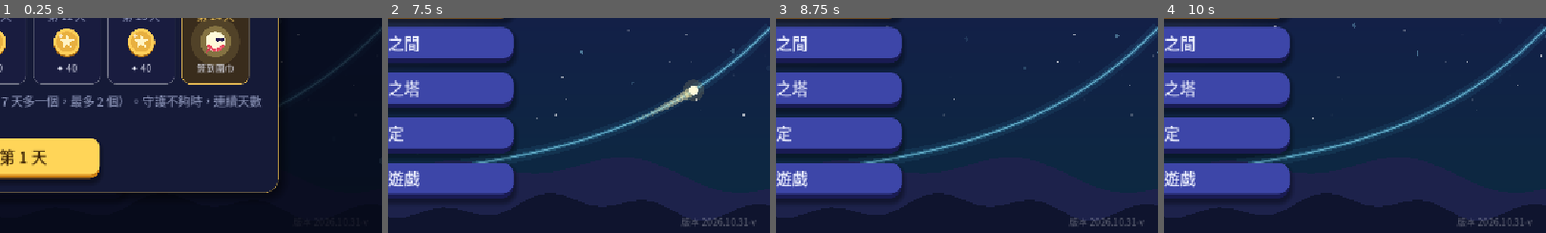
Above: before the commit, frames 1-4 (left to right).
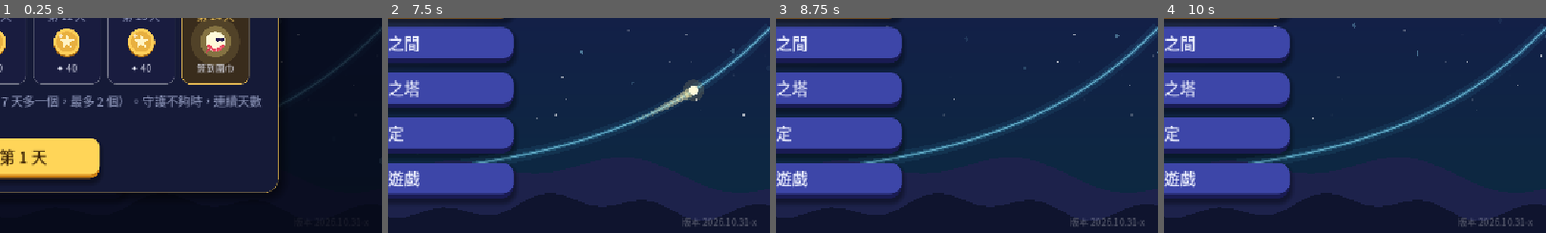
Above: after the commit, the same moments.

Repository: sam2068csie/light-spirit-journey
Game: Godot game, scene res://main_menu.tscn
The game is run twice, just before and just after one commit, with the same random seed, the same clock (stepped at 60 frames per second) and the same inputs.
Inputs (mouse positions are % of the whole screen's width and height, from its top left):
- Up to frame 1 (0.25 s): no input
- Up to frame 2 (7.5 s): click "開始冒險" at 0.5 s; click "開始冒險" at 1.25 s; click "修煉之間" at 2 s; click "終焉之塔" at 2.75 s; click "設定" at 3.5 s; click "離開遊戲" at 4.25 s; click "每日任務" at 5 s; click "光靈扭蛋" at 5.75 s; click "光靈衣櫃" at 6.5 s; click "✕" at 7.25 s
- Up to frame 3 (8.75 s): tap Enter at 8 s; drag from (50, 50) to (60, 28) at 8.02 s
- Up to frame 4 (10 s): drag from (30, 55) to (45, 70) at 8.77 s; move the mouse to (60, 28) at 9.52 s; hold Right from 9.53 s (still down); tap 9 at 9.6 s
The pictures show only the part of the screen within x 50-100%, y 50-100%; the shares and areas given below are measured in that part.

The runs differ from the first frame. In frame 2, 0.1% of the frame differs, in the area x 77-97%, y 92-97%; in frame 3, 0.1%; in frame 4, 0.1%.

Commit message:
G6：倍角、半角計算拆步驟（先平方、分子分母、同乘 2 再有理化），有分數的積木改分數模式，速算只用 3-4-5、5-12-13；G5 圖形上的和角寫明 α、β (BUILD 2026.10.31-x)
Co-Authored-By: Claude Opus 5.5 <noreply@anthropic.com>
Claude-Session: https://claude.ai/code/session_01RombajUyooAJ6yvir5uviP

Diff:
--- a/data/game.gd
+++ b/data/game.gd
@@ -560,7 +560,7 @@
 
 const DQ := preload("daily_quests.gd")
 ## 版本號（主畫面右下角會顯示）：每次交給你新的檔案時更新，方便確認手機上裝的是不是最新版
-const BUILD := "2026.10.31-v"
+const BUILD := "2026.10.31-x"
 
 
 ## 讀取各單元的資料；舊存檔（還沒有單元的版本）的今日修煉、終焉之塔紀錄搬到「指數與對數」
--- a/data/level_trig6_mirror.gd
+++ b/data/level_trig6_mirror.gd
@@ -244,7 +244,7 @@
 # ================= eq：拼公式（一個角 θ） =================
 
 const EQ_VARS := ["s", "c", "t"]
-const EQ_MAP := {"sin θ": "s", "cos θ": "c", "tan θ": "t", "sin² θ": "(s*s)", "cos² θ": "(c*c)",
+const EQ_MAP := {"sin θ": "s", "cos θ": "c", "tan θ": "t", "sin² θ": "(s*s)", "cos² θ": "(c*c)", "tan² θ": "(t*t)",
 	"+": "+", "−": "-", "×": "*", "÷": "/", "(": "(", ")": ")", "1": "1.0", "2": "2.0"}
 const EQ_SAMPLES := [30.0, 50.0, 110.0, 200.0]
 
@@ -329,7 +329,22 @@
 	tv.tiles_rows = rows
 	tv.matched = all_ok
 	var body := "  ".join(tv.tiles_seq) if not tv.tiles_seq.is_empty() else "（還沒有積木）"
-	tiles_fx.text = "%s =\n%s" % [String(st.expr), body]
+	if st.get("frac", false):
+		# 分數模式：分子、分母分開放積木，正在填的那一格用金色標出來
+		var hi := "[color=#%s]" % UITheme.GOLD.to_html(false)
+		var nt := " ".join(tiles_num) if not tiles_num.is_empty() else "□"
+		var dt := " ".join(tiles_den) if not tiles_den.is_empty() else "□"
+		if tiles_part == 0:
+			nt = hi + nt + "[/color]"
+		else:
+			dt = hi + dt + "[/color]"
+		for k in tiles_part_btns.size():
+			(tiles_part_btns[k] as Button).set_pressed_no_signal(k == tiles_part)
+		if tiles_den.is_empty():
+			tv.matched = false
+		tiles_fx.text = "%s = \\frac{%s}{%s}" % [String(st.expr), nt, dt]
+	else:
+		tiles_fx.text = "%s =\n%s" % [String(st.expr), body]
 	tv.queue_redraw()
 
 
@@ -374,7 +389,7 @@
 	return out
 
 
-const TRIPLES := [[3, 4, 5], [5, 12, 13], [8, 15, 17], [7, 24, 25], [20, 21, 29]]
+const TRIPLES := [[3, 4, 5], [5, 12, 13]]     # 速算只用好算的直角三角形
 const QNAME := ["第一", "第二", "第三", "第四"]
 
 
--- a/data/trig5_bank.gd
+++ b/data/trig5_bank.gd
@@ -440,8 +440,8 @@
 			 "steps": [
 				_f("兩個小角", "P 到 OA 的距離 = 25 sin∠AOP = 7；P 到 OB 的距離 = 25 sin∠POB = 15。", "cos∠AOP = [0]，cos∠POB = [1]", ["24/25", "4/5"],
 					"sin∠AOP = 7/25 → cos = 24/25；sin∠POB = 3/5 → cos = 4/5（都是銳角）", "7-24-25、3-4-5 直角三角形。", T_GEO),
-				_f("兩個乘積", "∠AOB = ∠AOP + ∠POB，sin(α + β) = sin α cos β + cos α sin β。先算兩個乘積。", "sin α cos β = [0]，cos α sin β = [1]", ["28/125", "72/125"],
-					"(7/25)(4/5) = 28/125，(24/25)(3/5) = 72/125", "分子乘分子、分母乘分母。", T_GEO),
+				_f("兩個乘積", "令 α = ∠AOP、β = ∠POB，∠AOB = α + β。sin(α + β) = sin α cos β + cos α sin β，先算兩個乘積。", "sin α cos β = [0]，cos α sin β = [1]", ["28/125", "72/125"],
+					"α = ∠AOP、β = ∠POB：sin α cos β = (7/25)(4/5) = 28/125，cos α sin β = (24/25)(3/5) = 72/125", "分子乘分子、分母乘分母。", T_GEO),
 				_f("相加", "兩個乘積相加，再約分。", "sin∠AOB = [0]", ["4/5"],
 					"sin∠AOB = 100/125 = 4/5", "28 + 72 = 100。", T_GEO),
 			 ],
@@ -470,10 +470,10 @@
 					"\\ol{AD} = 13，cos∠ADB = 5/13，sin∠ADB = 12/13", "5-12-13。", T_GEO),
 				_f("△BCD", "△BCD 中 ∠BCD = 90°，\\ol{BC} = 3、\\ol{CD} = 4、\\ol{BD} = 5。", "cos∠BDC = [0]，sin∠BDC = [1]", ["4/5", "3/5"],
 					"cos∠BDC = 4/5，sin∠BDC = 3/5", "鄰邊 \\ol{CD} 除以斜邊 \\ol{BD}。", T_GEO),
-				_f("兩個乘積", "∠ADC = ∠ADB + ∠BDC，cos(α + β) = cos α cos β − sin α sin β。先算兩個乘積。", "cos α cos β = [0]，sin α sin β = [1]", ["20/65", "36/65"],
-					"(5/13)(4/5) = 20/65，(12/13)(3/5) = 36/65", "分子乘分子、分母乘分母。", T_GEO),
+				_f("兩個乘積", "令 α = ∠ADB、β = ∠BDC，∠ADC = α + β。cos(α + β) = cos α cos β − sin α sin β，先算兩個乘積。", "cos α cos β = [0]，sin α sin β = [1]", ["20/65", "36/65"],
+					"α = ∠ADB、β = ∠BDC：cos α cos β = (5/13)(4/5) = 20/65，sin α sin β = (12/13)(3/5) = 36/65", "分子乘分子、分母乘分母。", T_GEO),
 				_f("相減", "cos α cos β 減掉 sin α sin β。", "cos∠ADC = [0]", ["-16/65"],
-					"cos∠ADC = 20/65 − 36/65 = −16/65", "20 − 36 = −16。", T_GEO),
+					"cos∠ADC = cos(α + β) = 20/65 − 36/65 = −16/65", "20 − 36 = −16。", T_GEO),
 			 ],
 				 "circles": [{"kind": "fig", "after": -1,
 					"pts": {"A": [-12, 0], "B": [0, 0], "D": [0, 5], "C": [2.4, 1.8]},
--- a/data/trig6_bank.gd
+++ b/data/trig6_bank.gd
@@ -26,7 +26,7 @@
 const TK_ALL := ["sin θ", "cos θ", "sin² θ", "cos² θ", "1", "2", "+", "−", "×"]
 const TK_COS := ["cos θ", "cos² θ", "1", "2", "−", "×"]
 const TK_SIN := ["sin θ", "sin² θ", "1", "2", "−", "×"]
-const TK_TAN := ["tan θ", "1", "2", "+", "−", "×", "÷", "(", ")"]
+const TK_TAN := ["tan θ", "tan² θ", "1", "2", "+", "−", "×", "÷", "(", ")"]
 const TK_HALF := ["cos θ", "sin θ", "1", "2", "+", "−", "÷", "(", ")"]
 
 
@@ -70,6 +70,11 @@
 		slot["plain"] = true
 		slot["params"] = slot.get("params", [])
 		SB.fix_roots(slot)
+		# 有分數的積木（÷）：改成「分數」模式，分子、分母各一格，不用打括號
+		for v in slot.variants:
+			for st in v.get("steps", []):
+				if st.kind == "eq" and "÷" in st.tokens:
+					st["frac"] = true
 	return out
 
 
@@ -106,7 +111,9 @@
 					"反射線 2φ = 60°，所以鏡面 φ = 30°", "60° ÷ 2 = 30°。", T_DBL),
 				_eq("拼公式", "拼出 tan 2θ（只用 tan θ）。分子 2 tan θ，分母 1 − tan² θ。", "tan 2θ", "tan2", TK_TAN,
 					"tan 2θ = 2 tan θ ÷ (1 − tan θ tan θ)", "(2 × tan θ) ÷ (1 − tan θ × tan θ)，括號要接好。", T_DBL),
-				_f("代入", "φ = 30°，tan 30° = √3/3：", "tan 60° = 2 tan 30° ÷ (1 − tan²30°) = [0]", ["√3"],
+				_f("分子分母", "φ = 30°，tan 30° = √3/3。先算分子 2 tan 30°、分母 1 − tan²30°。", "分子 = [0]，分母 = [1]", ["2√3/3", "2/3"],
+					"分子 2√3/3，分母 1 − 1/3 = 2/3", "tan²30° = 3/9 = 1/3。", T_DVAL),
+				_f("代入", "分子 ÷ 分母：", "tan 60° = [0]", ["√3"],
 					"(2√3/3) ÷ (1 − 1/3) = (2√3/3) ÷ (2/3) = √3", "分子 2√3/3、分母 2/3。", T_DBL),
 			 ]},
 		 ]},
@@ -130,10 +137,12 @@
 			 "steps": [
 				_eq("只用 sin", "只用 sin θ 拼出 cos 2θ。", "cos 2θ", "cos2", TK_SIN,
 					"cos 2θ = 1 − 2sin²θ", "1 減 2 乘 sin² θ。", T_COS2),
+				_f("先平方", "sin θ = 5/13，先算 sin²θ。", "sin²θ = [0]", ["25/169"], "sin²θ = 25/169", "5² ÷ 13²。", T_COS2),
 				_f("sin θ = 5/13", "代入 1 − 2sin²θ：", "cos 2θ = [0]", ["119/169"],
 					"1 − 2 × 25/169 = 119/169", "1 − 50/169 = (169 − 50)/169。", T_COS2),
 				_eq("只用 cos", "只用 cos θ 拼出 cos 2θ。", "cos 2θ", "cos2", TK_COS,
 					"cos 2θ = 2cos²θ − 1", "2 乘 cos² θ，再減 1。", T_COS2),
+				_f("先平方", "cos θ = −12/13，先算 cos²θ（負號平方後消失）。", "cos²θ = [0]", ["144/169"], "cos²θ = 144/169", "12² ÷ 13²。", T_COS2),
 				_f("cos θ = −12/13", "代入 2cos²θ − 1（平方之後負號消失）：", "cos 2θ = [0]", ["119/169"],
 					"2 × 144/169 − 1 = 119/169", "288/169 − 1。", T_COS2),
 			 ]},
@@ -158,8 +167,10 @@
 					"第三象限：縱坐標是負的。", "第三象限在左下方。", "θ 在第三象限：sin θ < 0", T_DVAL),
 				_f("sin θ", "cos θ = −4/5，直角三角形 3、4、5。", "sin θ = [0]", ["-3/5"],
 					"sin θ = −3/5", "邊長 3，要帶負號。", T_DVAL),
-				_f("sin 2θ、cos 2θ", "sin 2θ = 2 sin θ cos θ；cos 2θ = cos²θ − sin²θ。", "sin 2θ = [0]，cos 2θ = [1]", ["24/25", "7/25"],
-					"sin 2θ = 2(−3/5)(−4/5) = 24/25；cos 2θ = 16/25 − 9/25 = 7/25", "2 × 12/25；16/25 − 9/25。", T_DVAL),
+				_f("sin 2θ", "sin 2θ = 2 sin θ cos θ。", "sin 2θ = [0]", ["24/25"],
+					"sin 2θ = 2(−3/5)(−4/5) = 24/25", "2 × 12/25。", T_DVAL),
+				_f("cos 2θ", "cos 2θ = cos²θ − sin²θ。", "cos 2θ = [0]", ["7/25"],
+					"cos 2θ = 16/25 − 9/25 = 7/25", "16/25 − 9/25。", T_DVAL),
 				_f("tan 2θ", "tan 2θ = sin 2θ ÷ cos 2θ。", "tan 2θ = [0]", ["24/7"],
 					"tan 2θ = (24/25) ÷ (7/25) = 24/7", "24/25 ÷ 7/25。", T_DVAL),
 			 ]},
@@ -169,8 +180,10 @@
 					"第二象限：橫坐標是負的。", "第二象限在左上方。", "θ 在第二象限：cos θ < 0", T_DVAL),
 				_f("cos θ", "sin θ = 5/13，直角三角形 5、12、13。", "cos θ = [0]", ["-12/13"],
 					"cos θ = −12/13", "邊長 12，要帶負號。", T_DVAL),
-				_f("sin 2θ、cos 2θ", "代入二倍角公式。", "sin 2θ = [0]，cos 2θ = [1]", ["-120/169", "119/169"],
-					"sin 2θ = 2(5/13)(−12/13) = −120/169；cos 2θ = 144/169 − 25/169 = 119/169", "2 × (−60/169)；144/169 − 25/169。", T_DVAL),
+				_f("sin 2θ", "sin 2θ = 2 sin θ cos θ。", "sin 2θ = [0]", ["-120/169"],
+					"sin 2θ = 2(5/13)(−12/13) = −120/169", "2 × (−60/169)。", T_DVAL),
+				_f("cos 2θ", "cos 2θ = cos²θ − sin²θ。", "cos 2θ = [0]", ["119/169"],
+					"cos 2θ = 144/169 − 25/169 = 119/169", "144 − 25 = 119。", T_DVAL),
 				_f("tan 2θ", "tan 2θ = sin 2θ ÷ cos 2θ。", "tan 2θ = [0]", ["-120/119"],
 					"tan 2θ = −120/119", "(−120/169) ÷ (119/169)。", T_DVAL),
 			 ]},
@@ -178,9 +191,13 @@
 			 "steps": [
 				_eq("以切表弦", "只用 tan θ 拼出 sin 2θ：分子 2 tan θ，分母 1 + tan² θ。", "sin 2θ", "sin2", TK_TAN,
 					"sin 2θ = 2 tan θ ÷ (1 + tan θ tan θ)", "(2 × tan θ) ÷ (1 + tan θ × tan θ)。", T_TANREP),
-				_f("sin 2θ、cos 2θ", "t = −4/3：sin 2θ = 2t/(1 + t²)，cos 2θ = (1 − t²)/(1 + t²)。", "sin 2θ = [0]，cos 2θ = [1]", ["-24/25", "-7/25"],
-					"1 + t² = 25/9；sin 2θ = (−8/3) ÷ (25/9) = −24/25；cos 2θ = (−7/9) ÷ (25/9) = −7/25", "1 + 16/9 = 25/9。", T_TANREP),
-				_f("tan 2θ", "tan 2θ = 2t/(1 − t²)。", "tan 2θ = [0]", ["24/7"],
+				_f("先算 t²", "t = −4/3。先算 1 + t² 和 1 − t²。", "1 + t² = [0]，1 − t² = [1]", ["25/9", "-7/9"],
+					"t² = 16/9：1 + t² = 25/9，1 − t² = −7/9", "1 + 16/9、1 − 16/9。", T_TANREP),
+				_f("sin 2θ", "sin 2θ = 2t ÷ (1 + t²) = (−8/3) ÷ (25/9)。", "sin 2θ = [0]", ["-24/25"],
+					"sin 2θ = (−8/3) × (9/25) = −24/25", "(−8/3) × (9/25)。", T_TANREP),
+				_f("cos 2θ", "cos 2θ = (1 − t²) ÷ (1 + t²) = (−7/9) ÷ (25/9)。", "cos 2θ = [0]", ["-7/25"],
+					"cos 2θ = −7/25", "9 約掉。", T_TANREP),
+				_f("tan 2θ", "tan 2θ = 2t ÷ (1 − t²) = (−8/3) ÷ (−7/9)。", "tan 2θ = [0]", ["24/7"],
 					"tan 2θ = (−8/3) ÷ (−7/9) = 24/7", "1 − 16/9 = −7/9。", T_TANREP),
 			 ]},
 		 ]},
@@ -240,7 +257,9 @@
 			 "steps": [
 				_eq("拼 tan 2θ", "只用 tan θ 拼出 tan 2θ。", "tan 2θ", "tan2", TK_TAN,
 					"tan 2θ = 2 tan θ ÷ (1 − tan θ tan θ)", "(2 × tan θ) ÷ (1 − tan θ × tan θ)。", T_DBL),
-				_f("tan 2θ", "tan θ = 1/2：", "tan 2θ = [0]", ["4/3"],
+				_f("分子分母", "tan 2θ = 2 tan θ ÷ (1 − tan²θ)，tan θ = 1/2。", "分子 = [0]，分母 = [1]", ["1", "3/4"],
+					"分子 2 × 1/2 = 1，分母 1 − 1/4 = 3/4", "1 − (1/2)²。", T_DBL),
+				_f("tan 2θ", "分子 ÷ 分母：", "tan 2θ = [0]", ["4/3"],
 					"(2 × 1/2) ÷ (1 − 1/4) = 1 ÷ (3/4) = 4/3", "1 − 1/4 = 3/4。", T_DBL),
 				_f("合併", "sin 15°cos 15° = \\frac{1}{2} sin 30°。", "sin 15°cos 15° = [0]", ["1/4"],
 					"= \\frac{1}{2} sin 30° = 1/4", "\\frac{1}{2} × \\frac{1}{2}。", T_MERGE2),
@@ -262,7 +281,9 @@
 					"(1 − √2/2) ÷ 2 = (2 − √2)/4", "(1 − √2/2) ÷ 2。", T_HALF),
 				_f("cos² 22.5°", "cos²(θ/2) = (1 + cos θ) ÷ 2。", "cos²22.5° = (2 + √2) ÷ [0]", ["4"],
 					"(1 + √2/2) ÷ 2 = (2 + √2)/4", "(1 + √2/2) ÷ 2。", T_HALF),
-				_f("tan 22.5°", "tan(θ/2) = sin θ ÷ (1 + cos θ) = (√2/2) ÷ (1 + √2/2)。", "tan 22.5° = √2 − [0]", ["1"],
+				_f("同乘 2", "tan(θ/2) = sin θ ÷ (1 + cos θ) = (√2/2) ÷ (1 + √2/2)。分子、分母同乘 2：", "tan 22.5° = √2 ÷ ([0] + √2)", ["2"],
+					"tan 22.5° = √2 ÷ (2 + √2)", "1 × 2 = 2。", T_HALF),
+				_f("有理化", "分子、分母同乘 (2 − √2)：分母 (2 + √2)(2 − √2) = 2。", "tan 22.5° = √2 − [0]", ["1"],
 					"tan 22.5° = √2 − 1", "分子分母同乘 2，再有理化。", T_HALF),
 			 ]},
 			{"eq": "反射線在 θ = 30°，求鏡面 θ/2 的\ntan 與 cos²",
@@ -271,7 +292,9 @@
 					"鏡面 = 30° ÷ 2 = 15°", "30° ÷ 2。", T_HALF),
 				_eq("拼半角", "拼出 tan(θ/2) = sin θ ÷ (1 + cos θ)。", "tan(θ/2)", "tan_half", TK_HALF,
 					"tan(θ/2) = sin θ ÷ (1 + cos θ)", "sin θ ÷ (1 + cos θ)，分母要用括號。", T_HALF),
-				_f("tan 15°", "θ = 30°：sin 30° = 1/2，cos 30° = √3/2。", "tan 15° = [0] − √3", ["2"],
+				_f("同乘 2", "θ = 30°：tan 15° = sin 30° ÷ (1 + cos 30°) = (1/2) ÷ (1 + √3/2)。分子、分母同乘 2：", "tan 15° = 1 ÷ ([0] + √3)", ["2"],
+					"tan 15° = 1 ÷ (2 + √3)", "1 × 2 = 2。", T_HALF),
+				_f("有理化", "分子、分母同乘 (2 − √3)：分母 (2 + √3)(2 − √3) = 1。", "tan 15° = [0] − √3", ["2"],
 					"(1/2) ÷ (1 + √3/2) = 1 ÷ (2 + √3) = 2 − √3", "有理化：(2 − √3) ÷ (4 − 3)。", T_HALF),
 				_f("cos² 15°", "cos²(θ/2) = (1 + cos θ) ÷ 2。", "cos²15° = (2 + √3) ÷ [0]", ["4"],
 					"(1 + √3/2) ÷ 2 = (2 + √3)/4", "(1 + √3/2) ÷ 2。", T_HALF),
@@ -284,7 +307,9 @@
 					"cos²(θ/2) = (1 + cos θ) ÷ 2", "(1 + cos θ) 再除以 2。", T_HALF),
 				_f("cos² 67.5°", "θ = 135°，cos 135° = −√2/2。", "cos²67.5° = (2 − √2) ÷ [0]", ["4"],
 					"(1 − √2/2) ÷ 2 = (2 − √2)/4", "(1 + (−√2/2)) ÷ 2。", T_HALF),
-				_f("tan 67.5°", "tan(θ/2) = sin θ ÷ (1 + cos θ) = (√2/2) ÷ (1 − √2/2)。", "tan 67.5° = √2 + [0]", ["1"],
+				_f("同乘 2", "tan(θ/2) = sin θ ÷ (1 + cos θ) = (√2/2) ÷ (1 − √2/2)。分子、分母同乘 2：", "tan 67.5° = √2 ÷ ([0] − √2)", ["2"],
+					"tan 67.5° = √2 ÷ (2 − √2)", "1 × 2 = 2。", T_HALF),
+				_f("有理化", "分子、分母同乘 (2 + √2)：分母 (2 − √2)(2 + √2) = 2。", "tan 67.5° = √2 + [0]", ["1"],
 					"tan 67.5° = √2 + 1", "有理化：√2 ÷ (2 − √2) = √2(2 + √2) ÷ 2。", T_HALF),
 			 ]},
 		 ]},
@@ -393,12 +418,15 @@
 					"和 2、積 −6", "和 = −b/a、積 = c/a。", T_TANREP),
 				_f("tan(α + β)", "tan(α + β) = (tan α + tan β) ÷ (1 − tan α tan β)。", "tan(α + β) = [0]", ["2/7"],
 					"2 ÷ (1 + 6) = 2/7", "1 − (−6) = 7。", T_TANREP),
-				_f("cos 2(α + β)", "令 t = tan(α + β) = 2/7：cos 2θ = (1 − t²) ÷ (1 + t²)。", "cos 2(α + β) = [0]", ["45/53"],
+				_f("先算 t²", "令 t = tan(α + β) = 2/7，先算 1 − t² 和 1 + t²。", "1 − t² = [0]，1 + t² = [1]", ["45/49", "53/49"],
+					"t² = 4/49：1 − t² = 45/49，1 + t² = 53/49", "1 ∓ 4/49。", T_TANREP),
+				_f("cos 2(α + β)", "cos 2θ = (1 − t²) ÷ (1 + t²)。", "cos 2(α + β) = [0]", ["45/53"],
 					"(1 − 4/49) ÷ (1 + 4/49) = (45/49) ÷ (53/49) = 45/53", "分子 45/49、分母 53/49。", T_TANREP),
 			 ]},
 			{"eq": "tan θ = −5/12（90° < θ < 180°），\n求 sin 2θ + cos 2θ",
 			 "steps": [
-				_f("sin 2θ", "t = −5/12：sin 2θ = 2t ÷ (1 + t²)。", "sin 2θ = [0]", ["-120/169"],
+				_f("先算 t²", "t = −5/12，先算 1 + t²。", "1 + t² = [0]", ["169/144"], "t² = 25/144，1 + t² = 169/144", "1 + 25/144。", T_TANREP),
+				_f("sin 2θ", "sin 2θ = 2t ÷ (1 + t²) = (−5/6) ÷ (169/144)。", "sin 2θ = [0]", ["-120/169"],
 					"1 + t² = 169/144；sin 2θ = (−5/6) ÷ (169/144) = −120/169", "(−10/12) × (144/169)。", T_TANREP),
 				_f("cos 2θ", "cos 2θ = (1 − t²) ÷ (1 + t²)。", "cos 2θ = [0]", ["119/169"],
 					"(119/144) ÷ (169/144) = 119/169", "1 − 25/144 = 119/144。", T_TANREP),
